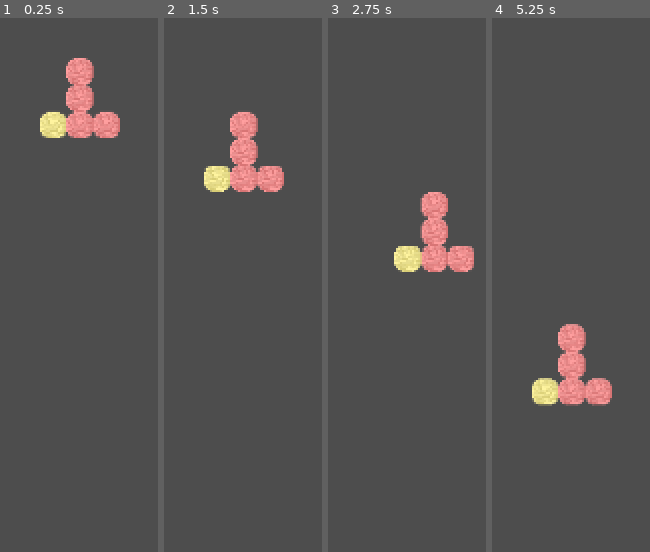
Above: before the commit, frames 1-4 (left to right).
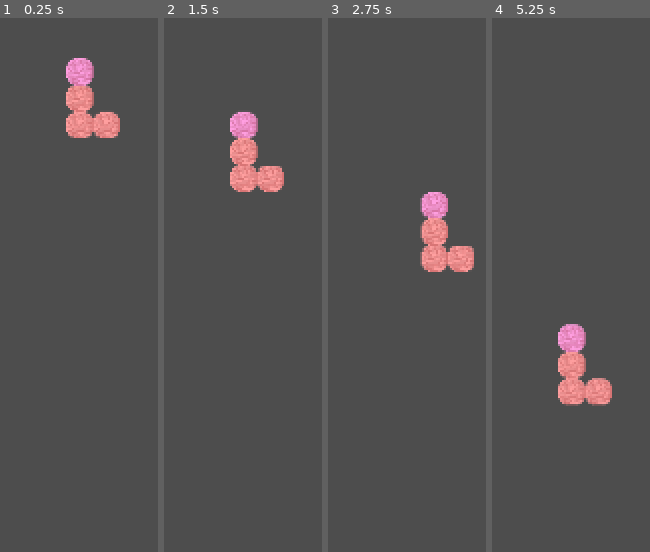
Above: after the commit, the same moments.

Repository: Paradox694/Aerial-Survivor
Game: Godot game, scene res://Grid/GridTest.tscn
Same seed, same stepped clock (60 frames per second), same inputs: the game is played once before the commit and once after it.
Inputs:
- Up to frame 1 (0.25 s): no input
- Up to frame 2 (1.5 s): tap Enter at 0.5 s; hold D (MoveBlockRight) 0.53-1.28 s; hold A (MoveBlockLeft) from 1.28 s (still down)
- Up to frame 3 (2.75 s): tap Space at 2 s; release A (MoveBlockLeft) at 2.03 s; hold D (MoveBlockRight) from 2.03 s (still down)
- Up to frame 4 (5.25 s): tap Enter at 3.5 s; release D (MoveBlockRight) at 3.53 s; hold A (MoveBlockLeft) from 3.53 s (still down); tap Space at 5 s

The runs differ from the first frame. In frame 1, 1.5% of the frame differs, in the area x 25-60%, y 7-23%; in frame 2, 1.5%; in frame 3, 1.5%; in frame 4, 1.6%, in the area x 25-60%, y 57-73%.

Commit message:
Fixed row fill and added check for line clear function

Diff:
--- a/Grid/MainGridSystem.gd
+++ b/Grid/MainGridSystem.gd
@@ -43,8 +43,9 @@
 	FBGWrite(6,1,0)
 	FBGWrite(6,2,0)
 	FBGWrite(6,1,1)
-	FBGWrite(6,1,2)
-	FBGWrite(7,0,0)
+	FBGWrite(5,1,2)
+
+	#MainGridRowFill(1,0)
 
 
 func _input(event):
@@ -94,7 +95,7 @@
 	return MainGrid[(row*MGColSize) + col]
 #function that fill in a whole row with specified data
 func MainGridRowFill(fillType: int, row: int):
-	if row > 0 and row < MGRowSize:
+	if row >= 0 and row < MGRowSize:
 		for c in range(MGColSize):
 			MainGrid[(row * MGColSize) + c] = fillType
 
@@ -193,16 +194,18 @@
 
 
 func FBGBlockFall():
-	if(FBGReferenceLocation.y == 0):
-		FBGReset()
-		return
-
-	for r in range(FBGRowSize):
-		for c in range(FBGColSize):
+
+
+	for r in range(FBGRowSize):
+		for c in range(FBGColSize):
+			if((r + FBGReferenceLocation.y) == 0 and FBGRead(c,r) != 0):
+				FBGReset()
+				return
 			if(MainGridRead(c + FBGReferenceLocation.x, r + FBGReferenceLocation.y - 1) != 0 and FBGRead(c,r) != 0):
 				FBGReset()
 				return
 
+
 	FBGReferenceLocation.y -= 1
 	queue_redraw()
 
@@ -211,7 +214,27 @@
 		for c in range(FBGColSize):
 			if(FBGRead(c,r) != 0):
 				MainGridWrite(FBGRead(c,r), c + FBGReferenceLocation.x, r + FBGReferenceLocation.y)
+	CheckForLineClear()
 	FBGReferenceLocation = FBGResetPosition
+
 
 func _on_grid_block_fall_timer_timeout():
 	FBGBlockFall()
+
+
+func CheckForLineClear():
+	var colmsFilled = 0
+	var rowsFilled = 0
+
+	for r in range(FBGRowSize):
+		for c in range(MGColSize):
+			if(MainGridRead(c + FBGReferenceLocation.x, r + FBGReferenceLocation.y)):
+				colmsFilled += 1
+		if(colmsFilled == MGColSize):
+			rowsFilled += 1
+		colmsFilled = 0
+
+	if(rowsFilled > 0):
+		#pass # add signal funtion here for water rise
+		#code for testing
+		MainGridRowFill(2,0)
